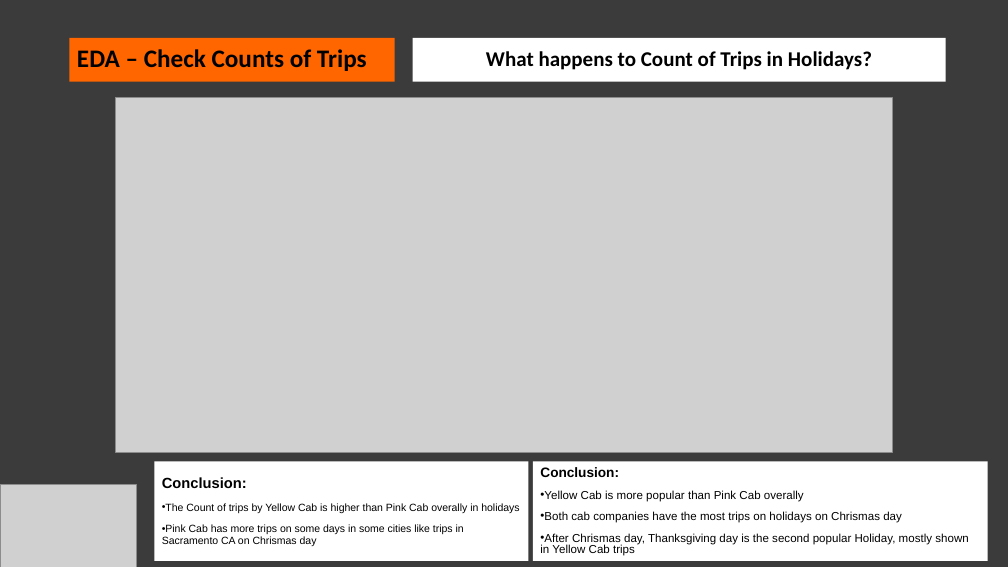
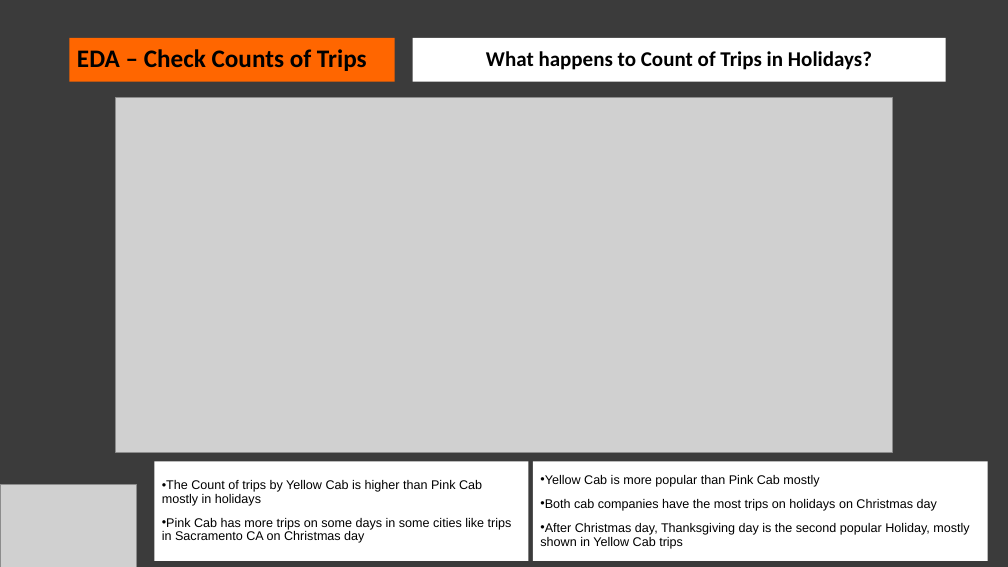
Before and after one commit to Niyusha-Baghayi/DG-Week-2, a slide deck: slide 11 of G2M insight for Cab Investment firm.pptx. Drawn at 1008x567 pixels with LibreOffice and Linux fonts; fonts in the diff are those of the drawing; grey boxes stand for pictures. Boxes give left, top, right and bottom in pixels: in the first picture for what was removed or moved away, otherwise in the second. Text is boxed around its words. In the diff, an @@ line names an element or a change of style, - is before the commit and + after.

```diff
--- a/G2M insight for Cab Investment firm.pptx
+++ b/G2M insight for Cab Investment firm.pptx
@@ text in rectangle at <box>540,475,969,549</box>: text changed; size 11 to 12 pt @@
-Conclusion:
-• Yellow Cab is more popular than Pink Cab overally
-• Both cab companies have the most trips on holidays on Chrismas day
-• After Chrismas day, Thanksgiving day is the second popular Holiday, mostly shown in Yellow Cab trips
+• Yellow Cab is more popular than Pink Cab mostly
+• Both cab companies have the most trips on holidays on Christmas day
+• After Christmas day, Thanksgiving day is the second popular Holiday, mostly shown in Yellow Cab trips
@@ text in rectangle at <box>162,480,512,543</box>: text changed; size 10 to 12 pt @@
-Conclusion:
-• The Count of trips by Yellow Cab is higher than Pink Cab overally in holidays
-• Pink Cab has more trips on some days in some cities like trips in Sacramento CA on Chrismas day
+• The Count of trips by Yellow Cab is higher than Pink Cab mostly in holidays
+• Pink Cab has more trips on some days in some cities like trips in Sacramento CA on Christmas day
```
Also in this commit, not shown: 12 other slides changed, 1 other file.
